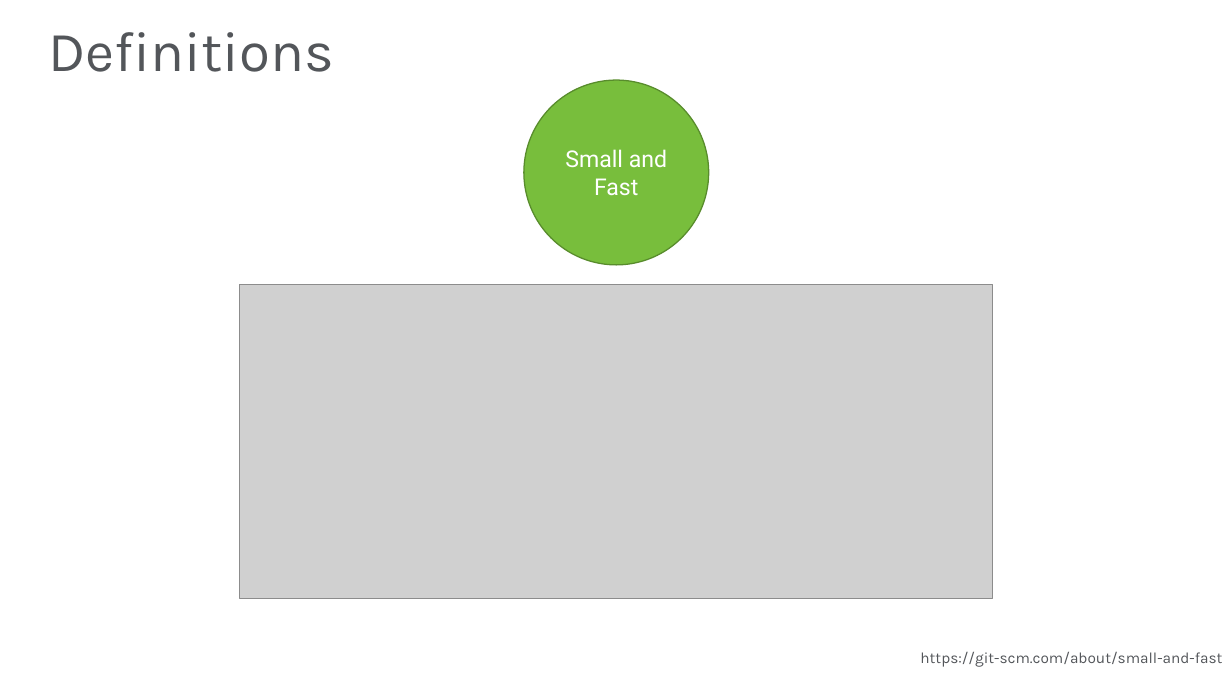
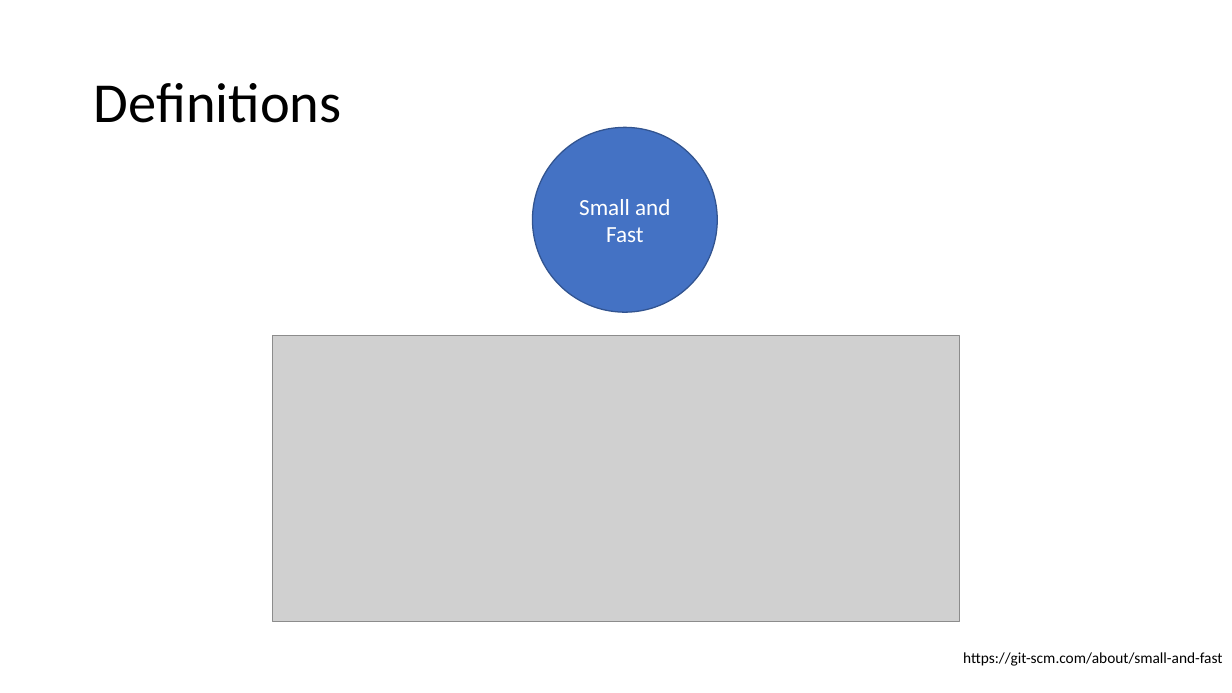
Before and after one commit to JasonBock/Presentations, a slide deck: slide 8 of Getting Git.pptx. Drawn at 1232x693 pixels with LibreOffice and Linux fonts; fonts in the diff are those of the drawing; grey boxes stand for pictures; background and template pictures are left out. Boxes give left, top, right and bottom in pixels: in the first picture for what was removed or moved away, otherwise in the second. Text is boxed around its words. In the diff, an @@ line names an element or a change of style, - is before the commit and + after.

```diff
--- a/Getting Git.pptx
+++ b/Getting Git.pptx
@@ title "Definitions": place and size @@
-title "Definitions" at (48, 32, 334, 72)
+title "Definitions" at (94, 83, 342, 123)
@@ title "Definitions" at (94, 83, 342, 123): font Karla to Calibri, text colour #53565A to #000000 @@
@@ ellipse "Small and Fast": place and size @@
-ellipse "Small and Fast" at (524, 80, 709, 265)
+ellipse "Small and Fast" at (532, 128, 717, 312)
@@ ellipse "Small and Fast" at (532, 128, 717, 312): font Roboto to Calibri; fill #78BE3C to #4472C4; outline #598D2C 1 pt to #325491 1 pt @@
@@ picture: place and size @@
-picture at (239, 285, 993, 599)
+picture at (273, 335, 959, 622)
@@ text "https://git-scm.com/about/small-and-fast" at (963, 652, 1222, 666): font Karla to Calibri, text colour #53565A to #000000 @@
@@ text "https://git-scm.com/about/small-and-fast": place and size @@
-text "https://git-scm.com/about/small-and-fast" at (920, 651, 1222, 667)
+text "https://git-scm.com/about/small-and-fast" at (963, 652, 1222, 666)
```
Also in this commit, not shown: 20 other slides changed, 1 slide removed.
